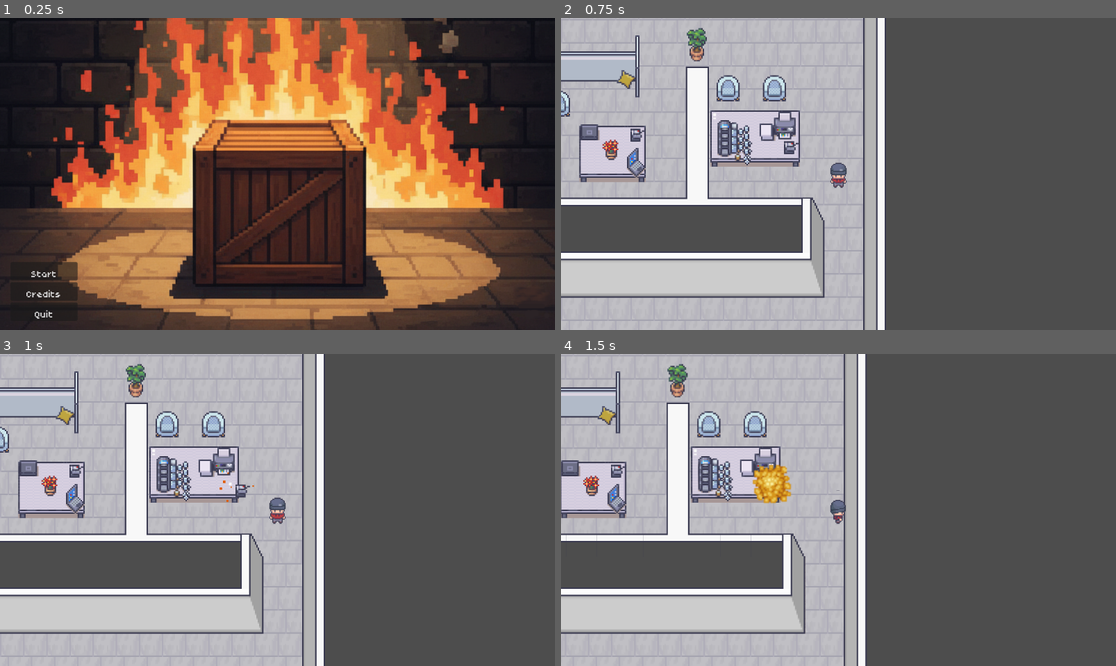
Above: before the commit, frames 1-4 (two rows, left to right).
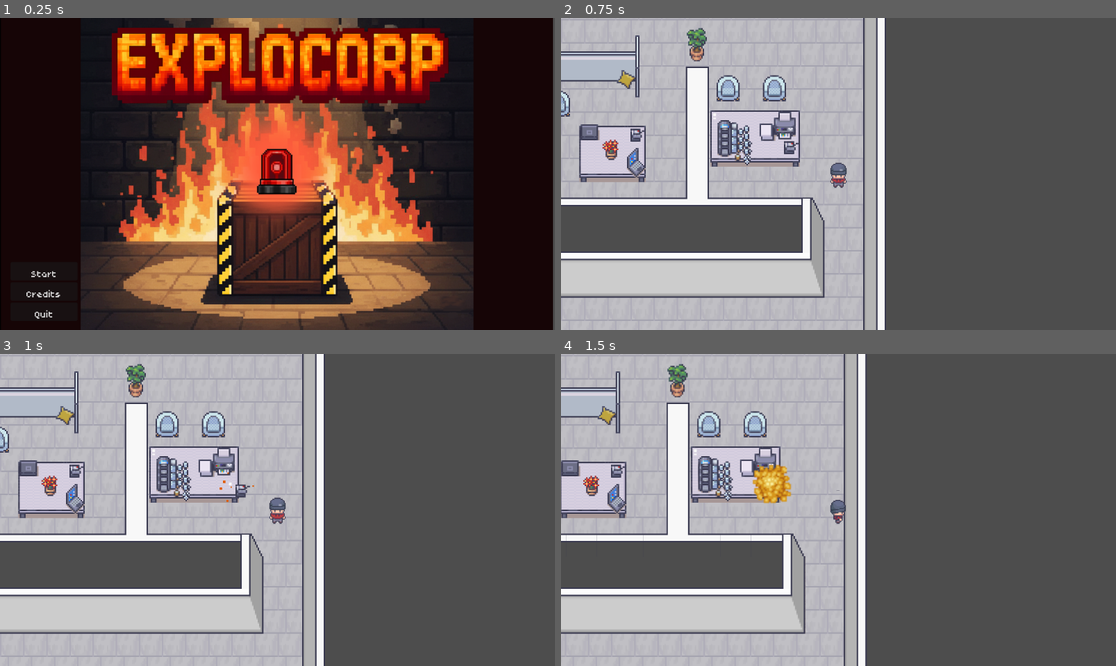
Above: after the commit, the same moments.

Repository: DaDave/JameGam-49
Game: Godot game, scene res://scenes/main_menu/main_menu.tscn
The game is run twice, just before and just after one commit, with the same random seed, the same clock (stepped at 60 frames per second) and the same inputs.
Inputs:
- Up to frame 1 (0.25 s): no input
- Up to frame 2 (0.75 s): click "Start" at 0.5 s
- Up to frame 3 (1 s): no input
- Up to frame 4 (1.5 s): tap Enter (player_interact) at 1.25 s; hold D (player_right) from 1.28 s (still down); tap Space (player_dodge) at 1.35 s

The runs differ from the first frame. In frame 1, 72% of the frame differs, in the area x 0-100%, y 0-100%; in frame 2, nothing differs; in frame 3, nothing differs; in frame 4, nothing differs.

Commit message:
Added updated main menu background

Diff:
--- a/scenes/main_menu/main_menu.tscn
+++ b/scenes/main_menu/main_menu.tscn
@@ -2,7 +2,7 @@
 
 [ext_resource type="Script" uid="uid://ci7by8hu7ag7v" path="res://scenes/main_menu/main_menu.gd" id="1_nhkf3"]
 [ext_resource type="AudioStream" uid="uid://ckvo43m2bsblb" path="res://resources/music/Pixel Panic 2.mp3" id="2_0ebjn"]
-[ext_resource type="Texture2D" uid="uid://clrv450vqwj76" path="res://resources/background/background.png" id="2_ob46e"]
+[ext_resource type="Texture2D" uid="uid://c0aopgd3m65b3" path="res://resources/background/background_plus-export.png" id="2_uqeha"]
 [ext_resource type="FontFile" uid="uid://7jdcyc6qvdvm" path="res://resources/font/poco.ttf" id="3_uqeha"]
 
 [sub_resource type="Theme" id="Theme_fsom3"]
@@ -36,9 +36,9 @@
 color = Color(0, 0, 0, 1)
 
 [node name="Background" type="Sprite2D" parent="."]
-position = Vector2(579.25, 71.74997)
-scale = Vector2(1.1469727, 1.1469727)
-texture = ExtResource("2_ob46e")
+position = Vector2(575, 240)
+scale = Vector2(0.7962157, 0.7962157)
+texture = ExtResource("2_uqeha")
 
 [node name="VerticalBoxContainer" type="VBoxContainer" parent="."]
 layout_mode = 1
Binary file added: resources/background/background_plus-export.png
Binary file added: resources/background/background_plus.png
